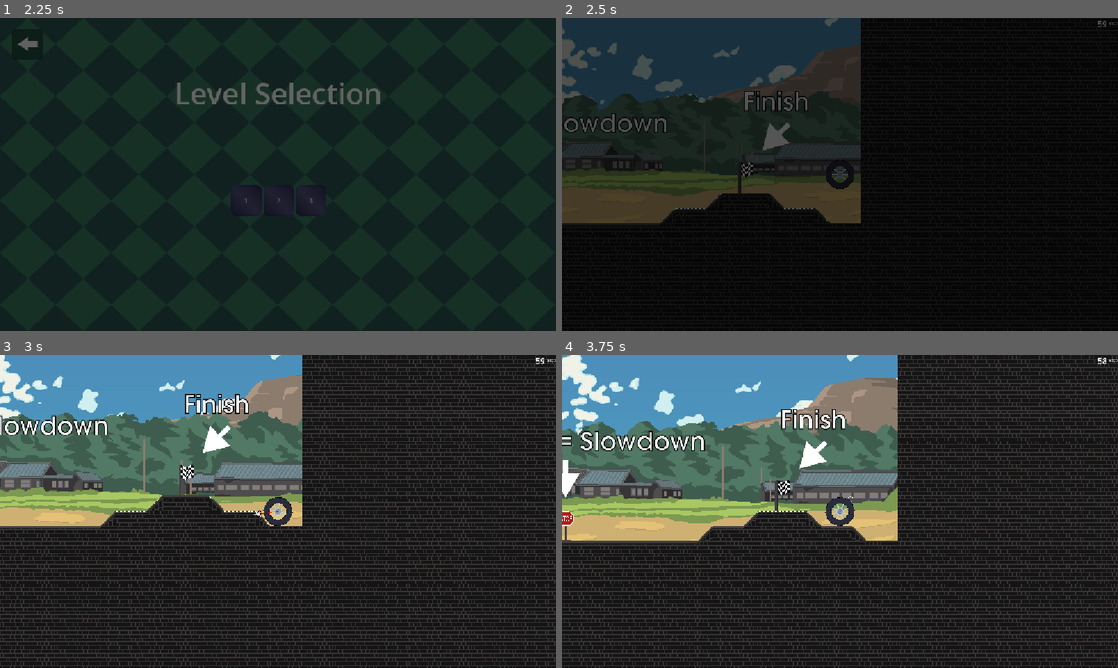
Above: before the commit, frames 1-4 (two rows, left to right).
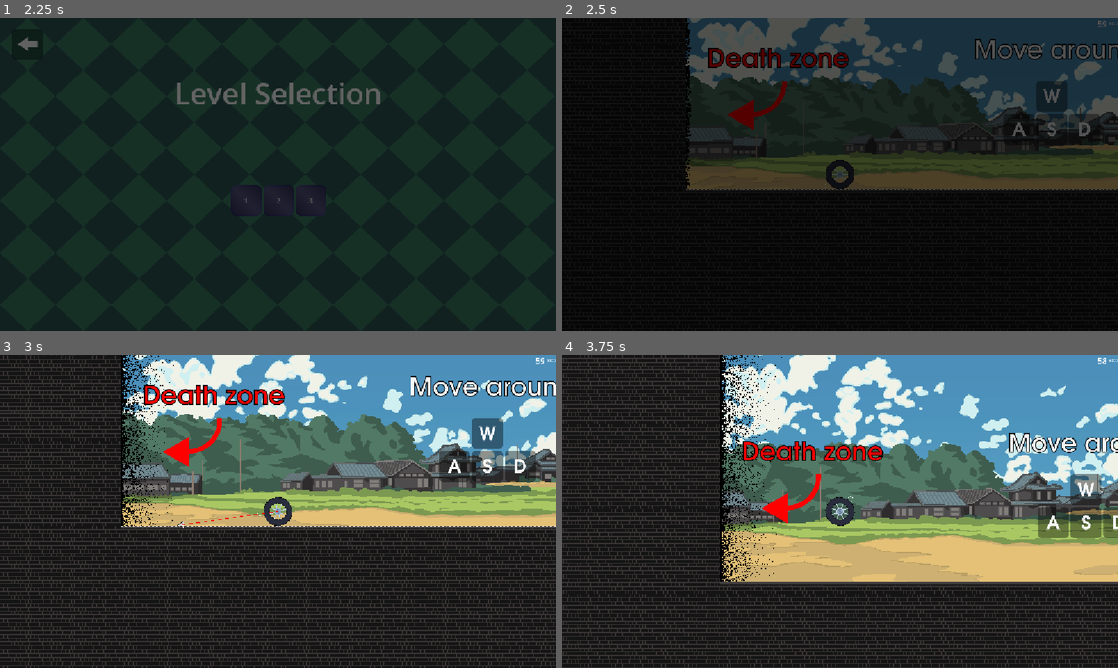
Above: after the commit, the same moments.

Repository: yibist/countDown
Game: Godot game, scene res://scenes/main.tscn
Same seed, same stepped clock (60 frames per second), same inputs: the game is played once before the commit and once after it. Sound files missing from this copy of the repository are replaced by a short silence.
Inputs (mouse positions are in pixels of both pictures, inside the frame that each line leads up to):
- Up to frame 1 (2.25 s): click "Start" at 0.5 s; move the mouse to (400, 158) at 1.27 s; hold D (moveRight) 1.28-2 s; tap Shift (dash) at 1.35 s; tap Space (jump) at 1.52 s; click "1" at 2 s
- Up to frame 2 (2.5 s): no input
- Up to frame 3 (3 s): move the mouse to (166, 527) at 2.77 s; hold D (moveRight) from 2.78 s (still down); click (166, 527) at 2.85 s
- Up to frame 4 (3.75 s): tap Space (jump) at 3.02 s; move the mouse to (895, 442) at 3.52 s; release D (moveRight) at 3.53 s; hold A (moveLeft) from 3.53 s (still down); tap E (ungraple) at 3.6 s

Frame 1 is identical in both runs. In frame 2, 44% of the frame differs, in the area x 0-100%, y 0-66%; in frame 3, 57%; in frame 4, 81%, in the area x 0-100%, y 0-100%.

Commit message:
adds level 1 boxes

Diff:
--- a/scenes/levels/level_1.tscn
+++ b/scenes/levels/level_1.tscn
@@ -252,7 +252,7 @@
 timer = NodePath("../timer")
 
 [node name="Player" parent="." unique_id=1029642626 instance=ExtResource("2_6iamk")]
-position = Vector2(6644, 1173)
+position = Vector2(320, 1248)
 floor_constant_speed = false
 
 [node name="Instructions" type="Node2D" parent="." unique_id=786933173]
